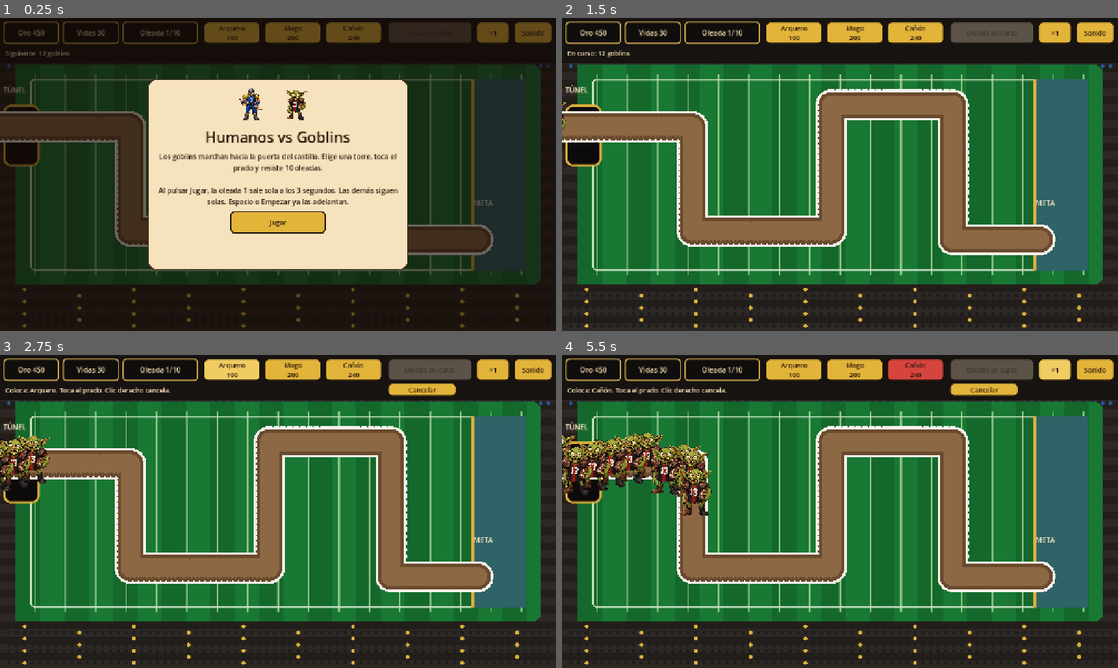
Above: before the commit, frames 1-4 (two rows, left to right).
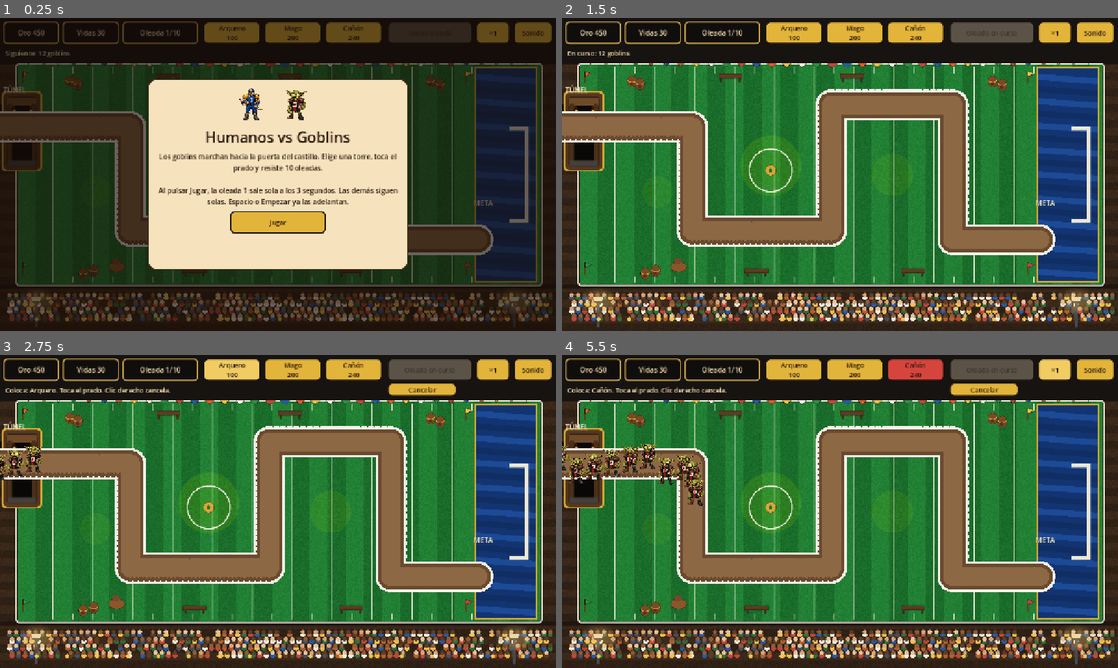
Above: after the commit, the same moments.

Repository: davidquirossoltero-commits/humanos-vs-goblins
Game: Godot game, scene res://scenes/main.tscn
Two runs of this game, one before a commit and one after it. Both use one fixed random seed, a clock stepped at 60 frames per second and the inputs below.
Inputs:
- Up to frame 1 (0.25 s): no input
- Up to frame 2 (1.5 s): click "Jugar" at 0.5 s; click "Empezar ya (3)" at 1.25 s
- Up to frame 3 (2.75 s): click "Arquero 100" at 2 s
- Up to frame 4 (5.5 s): click "Mago 200" at 2.75 s; click "Cañón 240" at 3.5 s; click "×1" at 4.25 s; click "×2" at 5 s

The runs differ from the first frame. In frame 1, 12% of the frame differs, in the area x 0-100%, y 14-99%; in frame 2, 29%; in frame 3, 30%; in frame 4, 32%.

Commit message:
Reduce los jugadores, fija el cañón y renueva el estadio.
Los retratos ocupan menos campo, la cureña del cañón no gira al disparar y el fondo gana grada, banderines, túnel y zona de meta.

Co-authored-by: david.quiros.soltero <david.quiros.soltero@gmail.com>

Diff:
--- a/scripts/draw_art.gd
+++ b/scripts/draw_art.gd
@@ -18,9 +18,10 @@
 	var tint := Color(1, 1, 1, alpha)
 	var used := height
 	if used <= 0.0:
-		used = 158.0 if kind == "canon" else 146.0
+		used = 78.0 if kind == "canon" else 88.0
 	if kind == "canon":
-		_sprite(c, "canon", pos, used, aim, false, tint)
+		# El cañón se queda plantado. El proyectil sale hacia el blanco, la cureña no gira.
+		_sprite(c, "canon", pos, used, 0.0, false, tint)
 	else:
 		var flip := cos(aim) < 0.0
 		_sprite(c, kind, pos, used, 0.0, flip, tint)
@@ -29,15 +30,15 @@
 static func enemy_scale(look: String) -> float:
 	match look:
 		"jinete":
-			return 150.0
+			return 86.0
 		"hobgoblin":
-			return 128.0
+			return 74.0
 		"ogro_armadura", "ogro":
-			return 168.0
+			return 96.0
 		"trol", "trol_furia":
-			return 190.0
+			return 108.0
 		_:
-			return 112.0
+			return 62.0
 
 
 static func _sprite(c: CanvasItem, key: String, pos: Vector2, height: float, rotation: float, flip: bool, tint: Color) -> void:
--- a/scripts/game_world.gd
+++ b/scripts/game_world.gd
@@ -408,7 +408,7 @@
 	var aim := float(tower.aim)
 	var kind := str(catalog.tower(str(tower.def_id)).kind)
 	var shot_speed := float(stats.projectile_speed)
-	var from := origin + Vector2.RIGHT.rotated(aim) * 26.0
+	var from := origin + Vector2(30, -6) if kind == "shell" else origin + Vector2.RIGHT.rotated(aim) * 18.0
 	var dest := Vector2(float(target.x), float(target.y))
 	if kind == "shell":
 		dest = _lead(origin, int(target.id), shot_speed)
Binary file changed: art/pitch.png
